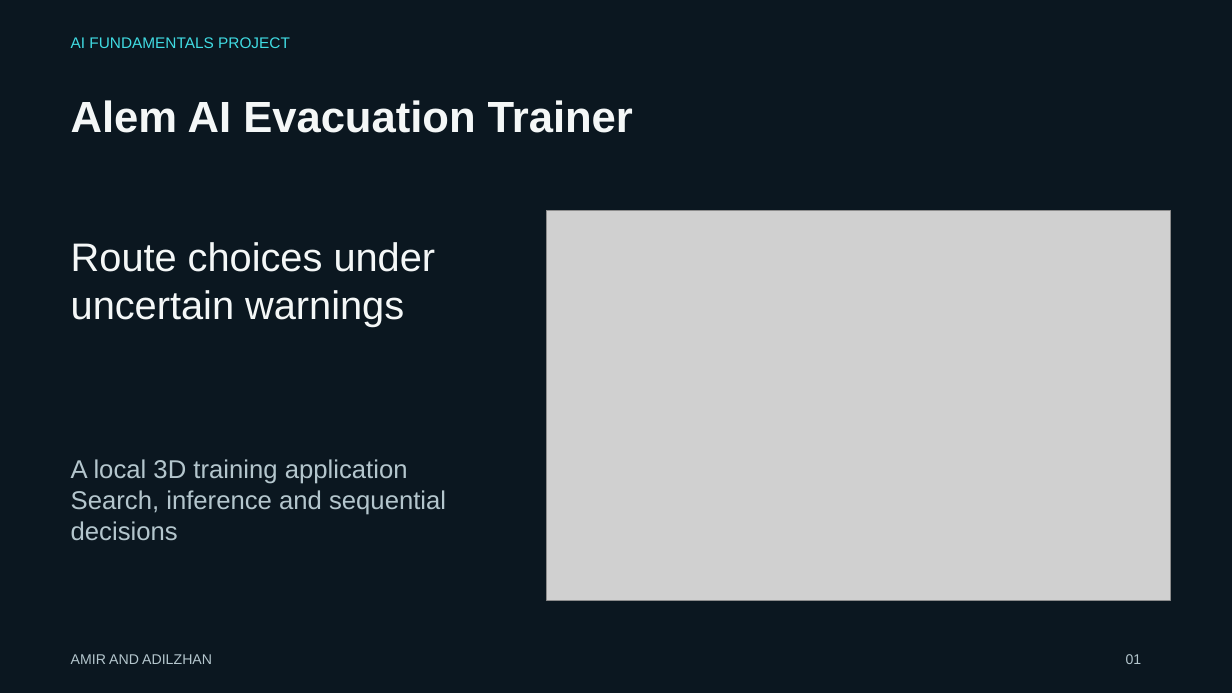
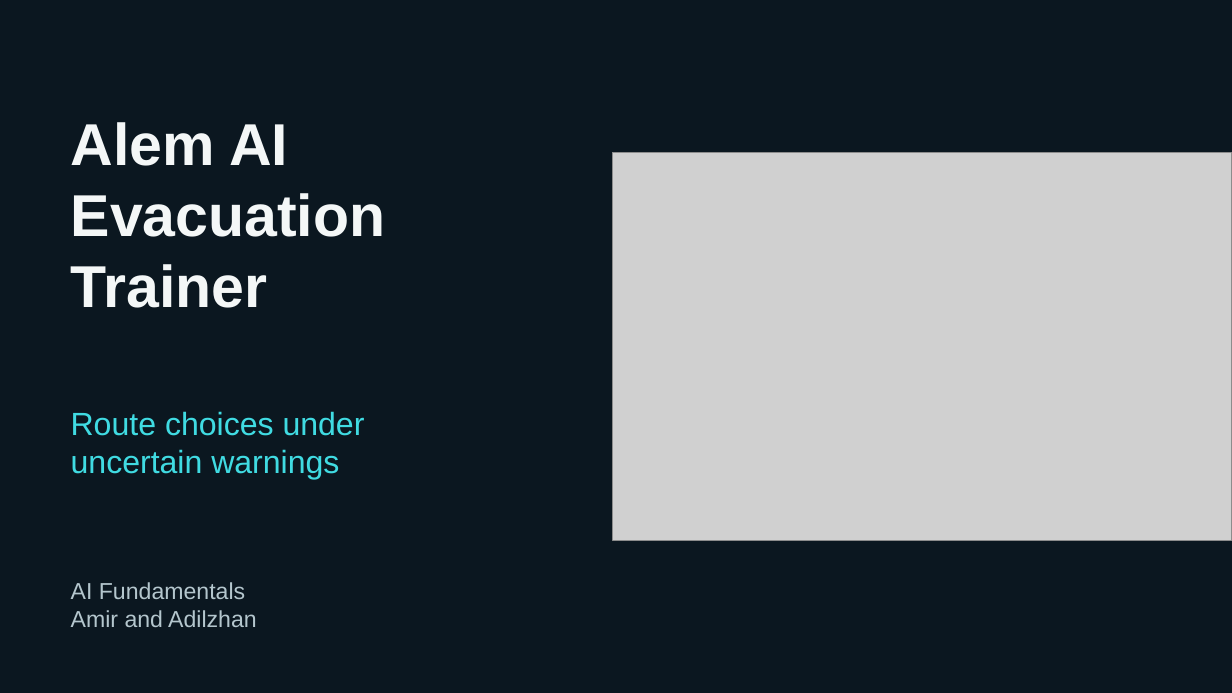
Before and after one commit to kavizq/alem-ai-evacuation-trainer, a slide deck: slide 1 of docs/PRESENTATION_SUBMISSION.pptx. Drawn at 1232x693 pixels with LibreOffice and Linux fonts; fonts in the diff are those of the drawing; grey boxes stand for pictures. Boxes give left, top, right and bottom in pixels: in the first picture for what was removed or moved away, otherwise in the second. Text is boxed around its words. In the diff, an @@ line names an element or a change of style, - is before the commit and + after.

```diff
--- a/docs/PRESENTATION_SUBMISSION.pptx
+++ b/docs/PRESENTATION_SUBMISSION.pptx
@@ text removed at [71, 37, 290, 48] @@
-AI FUNDAMENTALS PROJECT
@@ text at [71, 122, 386, 308]: text changed; size 34 to 46 pt @@
-Alem AI Evacuation Trainer
+Alem AI
+Evacuation
+Trainer
@@ picture: place and size @@
-picture at [547, 211, 1171, 601]
+picture at [612, 152, 1232, 540]
@@ text "Route choices under": place and size @@
-text "Route choices under" at [71, 242, 436, 326]
+text "Route choices under" at [71, 411, 365, 480]
@@ text "Route choices under" at [71, 411, 365, 480]: size 31 to 25 pt, text colour #F4F7F7 to #40DBE2 @@
@@ text removed at [71, 459, 446, 540] @@
-A local 3D training application
-Search, inference and sequential decisions
@@ text at [71, 582, 257, 627]: text changed; size 11 to 18 pt @@
-AMIR AND ADILZHAN
+AI Fundamentals
+Amir and Adilzhan
@@ text removed at [1126, 654, 1142, 664] @@
-01
```
Also in this commit, not shown: 1 other slide changed, 5 slides added, 4 slides removed, 13 other files.
